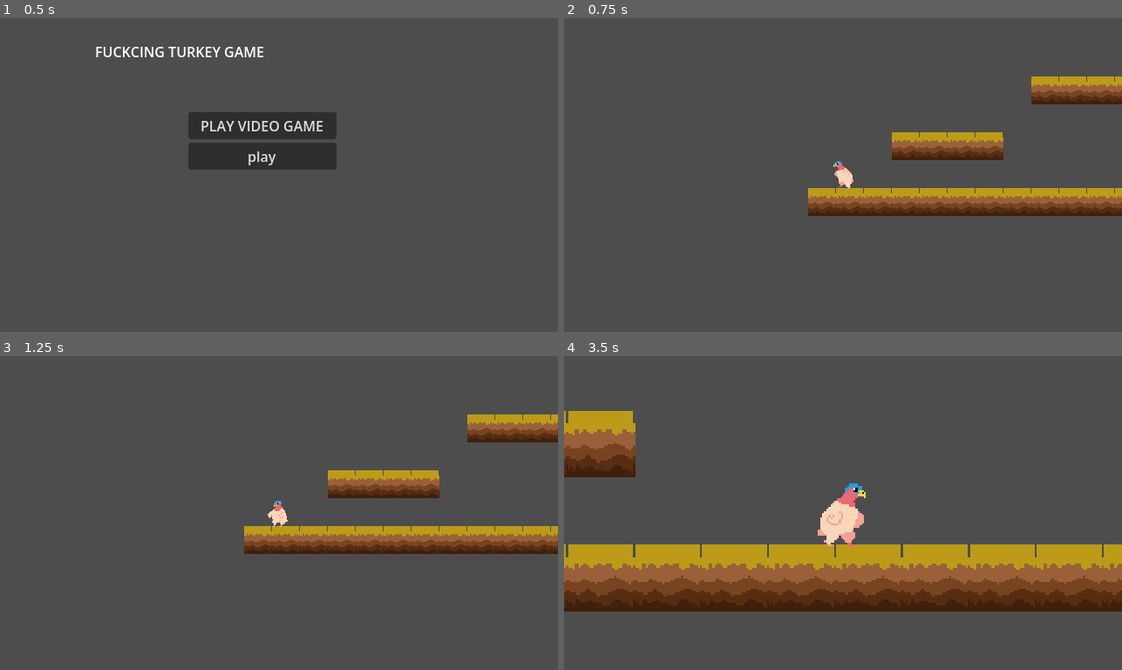
Above: before the commit, frames 1-4 (two rows, left to right).
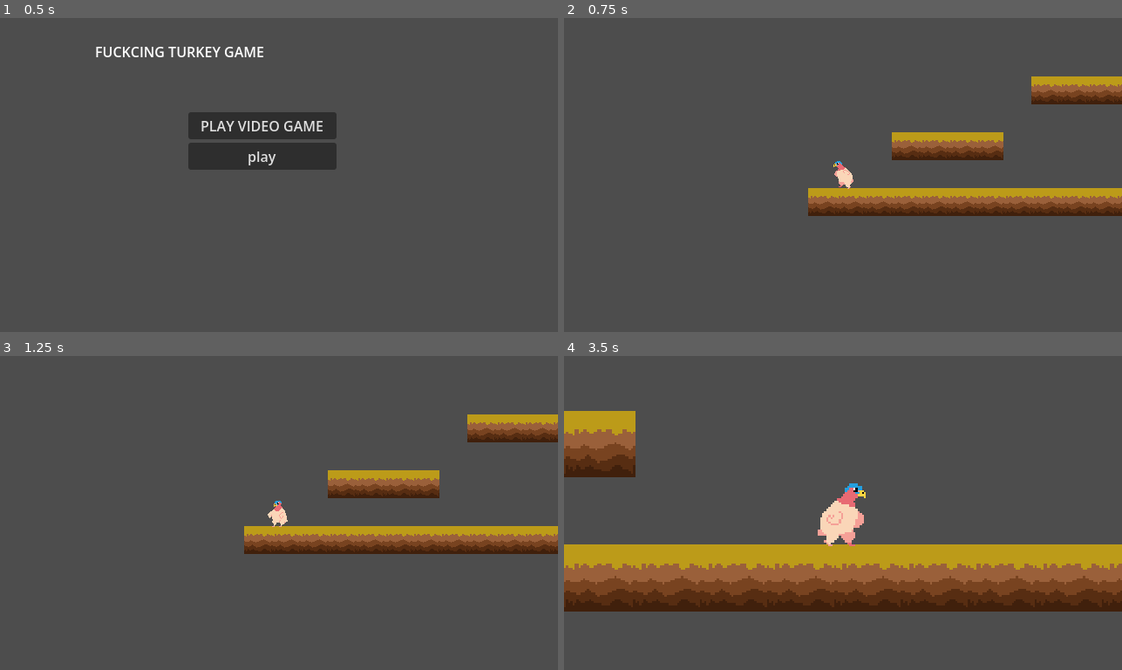
Above: after the commit, the same moments.

Repository: Kingslayer059/devlup-jam-2026
Game: Godot game, scene res://scenes/main/main_scene.tscn
The game is run twice, just before and just after one commit, with the same random seed, the same clock (stepped at 60 frames per second) and the same inputs.
Inputs:
- Up to frame 1 (0.5 s): no input
- Up to frame 2 (0.75 s): click "PLAY VIDEO GAME" at 0.5 s
- Up to frame 3 (1.25 s): no input
- Up to frame 4 (3.5 s): tap Enter at 1.25 s; hold Right (move_right) 1.28-2.78 s; tap E (interact) at 1.35 s; tap Space (jump) at 1.52, 2.27 s; tap A (move) at 2.1 s; hold S (climb_down) from 2.78 s (still down); hold T (time_swap) from 2.78 s (still down)

Frame 1 is identical in both runs. In frame 2, less than 0.1% of the frame differs, in the area x 48-99%, y 18-56%; in frame 3, less than 0.1%; in frame 4, 0.2%, in the area x 0-97%, y 17-65%.

Commit message:
Small Fixes + Bridge Implemented

Diff:
--- a/scenes/dummy/player/key_test.tscn
+++ b/scenes/dummy/player/key_test.tscn
@@ -2,7 +2,7 @@
 
 [ext_resource type="PackedScene" uid="uid://c70btmm5lk4qp" path="res://scenes/dummy/player/dummy_tileset.tscn" id="1_i8dtp"]
 [ext_resource type="PackedScene" uid="uid://d2pdj71x7vy3t" path="res://scenes/player/player.tscn" id="2_7scsf"]
-[ext_resource type="PackedScene" uid="uid://ux4khvu53ltx" path="res://scenes/items/seed/seed.tscn" id="3_r52vg"]
+[ext_resource type="PackedScene" uid="uid://ux4khvu53ltx" path="res://scenes/items/seed/corn_seed/corn_seed.tscn" id="3_r52vg"]
 [ext_resource type="PackedScene" uid="uid://d1qde2eraxkgl" path="res://scenes/items/key/key.tscn" id="4_7scsf"]
 [ext_resource type="PackedScene" uid="uid://cpn6k8o051ate" path="res://scenes/ground/key_gate/key_gate.tscn" id="5_r52vg"]
 
--- a/scenes/dummy/player/player_test.tscn
+++ b/scenes/dummy/player/player_test.tscn
@@ -2,7 +2,7 @@
 
 [ext_resource type="PackedScene" uid="uid://c70btmm5lk4qp" path="res://scenes/dummy/player/dummy_tileset.tscn" id="1_rn3le"]
 [ext_resource type="PackedScene" uid="uid://d2pdj71x7vy3t" path="res://scenes/player/player.tscn" id="2_i4q81"]
-[ext_resource type="PackedScene" uid="uid://ux4khvu53ltx" path="res://scenes/items/seed/seed.tscn" id="3_ue5er"]
+[ext_resource type="PackedScene" uid="uid://ux4khvu53ltx" path="res://scenes/items/seed/corn_seed/corn_seed.tscn" id="3_ue5er"]
 
 [node name="PlayerTest" type="Node2D" unique_id=67895782]
 
--- a/scenes/dummy/time/time_test.tscn
+++ b/scenes/dummy/time/time_test.tscn
@@ -3,7 +3,7 @@
 [ext_resource type="Script" uid="uid://c87xxjiwwn6q0" path="res://scenes/dummy/time/time_swap.gd" id="1_s1qkl"]
 [ext_resource type="PackedScene" uid="uid://c70btmm5lk4qp" path="res://scenes/dummy/player/dummy_tileset.tscn" id="2_a70p5"]
 [ext_resource type="PackedScene" uid="uid://d2pdj71x7vy3t" path="res://scenes/player/player.tscn" id="3_p40kl"]
-[ext_resource type="PackedScene" uid="uid://ux4khvu53ltx" path="res://scenes/items/seed/seed.tscn" id="3_rqync"]
+[ext_resource type="PackedScene" uid="uid://ux4khvu53ltx" path="res://scenes/items/seed/corn_seed/corn_seed.tscn" id="3_rqync"]
 [ext_resource type="PackedScene" uid="uid://b0cb8r03b35b7" path="res://scenes/ground/plantable_area/plantable_area.tscn" id="5_72qo5"]
 [ext_resource type="PackedScene" uid="uid://besvux04kyyk6" path="res://scenes/objects/vines/vines.tscn" id="6_oe5iy"]
 
--- a/scenes/items/seed/seed.tscn
+++ b/scenes/items/seed/corn_seed/corn_seed.tscn
@@ -1,9 +1,9 @@
 [gd_scene format=3 uid="uid://ux4khvu53ltx"]
 
 [ext_resource type="Script" uid="uid://befe0sa32m2f2" path="res://scenes/items/seed/seed.gd" id="1_yhatw"]
-[ext_resource type="Texture2D" uid="uid://c3pd1mht8xke1" path="res://scenes/items/seed/corn_seed.png" id="2_8eyoe"]
+[ext_resource type="Texture2D" uid="uid://c3pd1mht8xke1" path="res://scenes/items/seed/corn_seed/corn_seed.png" id="2_8eyoe"]
 
-[node name="Seed" type="Node2D" unique_id=1372728815]
+[node name="CornSeed" type="Node2D" unique_id=1372728815]
 script = ExtResource("1_yhatw")
 
 [node name="Sprite2D" type="Sprite2D" parent="." unique_id=2010974282]
--- /dev/null
+++ b/scenes/items/seed/maple_seed/maple_seed.tscn
@@ -0,0 +1,11 @@
+[gd_scene format=3 uid="uid://cthao4xerp2tt"]
+
+[ext_resource type="Script" uid="uid://befe0sa32m2f2" path="res://scenes/items/seed/seed.gd" id="1_u4djm"]
+[ext_resource type="Texture2D" uid="uid://c2lb6glro5tlo" path="res://scenes/items/seed/maple_seed/maple_seed.png" id="2_v6eeu"]
+
+[node name="MapleSeed" type="Node2D" unique_id=1372728815]
+script = ExtResource("1_u4djm")
+
+[node name="Sprite2D" type="Sprite2D" parent="." unique_id=2010974282]
+texture_filter = 1
+texture = ExtResource("2_v6eeu")
--- a/scenes/levels/level3.tscn
+++ b/scenes/levels/level3.tscn
@@ -7,7 +7,7 @@
 [ext_resource type="PackedScene" uid="uid://dtq3ror6kqxks" path="res://scenes/tilemap/main_tile_map.tscn" id="5_wb0vq"]
 [ext_resource type="PackedScene" uid="uid://b0cb8r03b35b7" path="res://scenes/ground/plantable_area/plantable_area.tscn" id="6_7eb4w"]
 [ext_resource type="PackedScene" uid="uid://d2pdj71x7vy3t" path="res://scenes/player/player.tscn" id="7_522sc"]
-[ext_resource type="PackedScene" uid="uid://ux4khvu53ltx" path="res://scenes/items/seed/seed.tscn" id="7_hadiw"]
+[ext_resource type="PackedScene" uid="uid://ux4khvu53ltx" path="res://scenes/items/seed/corn_seed/corn_seed.tscn" id="7_hadiw"]
 [ext_resource type="PackedScene" uid="uid://ba5gpwub2laup" path="res://scenes/items/collectible/collectible.tscn" id="8_a82vw"]
 [ext_resource type="PackedScene" uid="uid://besvux04kyyk6" path="res://scenes/objects/vines/vines.tscn" id="10_hadiw"]
 
--- a/scenes/main/game_manager.gd
+++ b/scenes/main/game_manager.gd
@@ -2,18 +2,12 @@
 
 signal feather_collect
 
-# Called when the node enters the scene tree for the first time.
 func _ready() -> void:
 	feather_collect.connect(_on_feather_collect)
-	pass # Replace with function body.
-
-# Called every frame. 'delta' is the elapsed time since the previous frame.
-func _process(delta: float) -> void:
-	pass
 
 func _on_feather_collect() -> void:
 	print("ON FEATHER COLLECT")
 	var level_number: int = Global.collected_collectibles + 1;
 	print("collected: %d" % Global.collected_collectibles)
 	print("level number: %d" % level_number)
-	get_tree().change_scene_to_file("res://scenes/levels/level%d.tscn" % level_number)
+	get_tree().call_deferred("change_scene_to_file", "res://scenes/levels/level%d.tscn" % level_number)
--- /dev/null
+++ b/scenes/objects/tree/maple_tree_base.tscn
@@ -0,0 +1,15 @@
+[gd_scene format=3 uid="uid://btfwybinplmky"]
+
+[ext_resource type="Texture2D" uid="uid://cohm13rwmi6ld" path="res://scenes/objects/tree/tree.png" id="1_qj4gg"]
+
+[sub_resource type="RectangleShape2D" id="RectangleShape2D_q1c3b"]
+
+[node name="MapleTreeBase" type="Area2D" unique_id=802021078]
+texture_filter = 1
+
+[node name="Sprite2D" type="Sprite2D" parent="." unique_id=2145410831]
+texture = ExtResource("1_qj4gg")
+hframes = 5
+
+[node name="CollisionShape2D" type="CollisionShape2D" parent="." unique_id=1429366416]
+shape = SubResource("RectangleShape2D_q1c3b")
--- /dev/null
+++ b/scenes/objects/tree/maple_tree_middle.tscn
@@ -0,0 +1,18 @@
+[gd_scene format=3 uid="uid://dsqysqjhjoosd"]
+
+[ext_resource type="Texture2D" uid="uid://cohm13rwmi6ld" path="res://scenes/objects/tree/tree.png" id="1_mj5j8"]
+
+[sub_resource type="RectangleShape2D" id="RectangleShape2D_q1c3b"]
+
+[node name="MapleTreeMiddle" type="Area2D" unique_id=802021078]
+texture_filter = 1
+
+[node name="Sprite2D" type="Sprite2D" parent="." unique_id=2145410831]
+position = Vector2(-2, -9)
+texture = ExtResource("1_mj5j8")
+hframes = 5
+vframes = 2
+frame = 6
+
+[node name="CollisionShape2D" type="CollisionShape2D" parent="." unique_id=1429366416]
+shape = SubResource("RectangleShape2D_q1c3b")
--- /dev/null
+++ b/scenes/objects/tree/maple_tree_top.tscn
@@ -0,0 +1,15 @@
+[gd_scene format=3 uid="uid://cb11ijjejq37m"]
+
+[ext_resource type="Texture2D" uid="uid://cohm13rwmi6ld" path="res://scenes/objects/tree/tree.png" id="1_eii0h"]
+
+[sub_resource type="RectangleShape2D" id="RectangleShape2D_q1c3b"]
+
+[node name="MapleTreeTop" type="Area2D" unique_id=802021078]
+texture_filter = 1
+
+[node name="Sprite2D" type="Sprite2D" parent="." unique_id=2145410831]
+texture = ExtResource("1_eii0h")
+hframes = 5
+
+[node name="CollisionShape2D" type="CollisionShape2D" parent="." unique_id=1429366416]
+shape = SubResource("RectangleShape2D_q1c3b")
--- a/scenes/tilemap/main_tile_map.tscn
+++ b/scenes/tilemap/main_tile_map.tscn
@@ -1,6 +1,56 @@
 [gd_scene format=3 uid="uid://dtq3ror6kqxks"]
 
 [ext_resource type="Texture2D" uid="uid://br7eece4mpk30" path="res://scenes/tilemap/platforms_sheet.png" id="1_1mrqo"]
+[ext_resource type="Texture2D" uid="uid://ctamvffqvxwqw" path="res://scenes/tilemap/bridge_sheet.png" id="1_8a0x5"]
+
+[sub_resource type="TileSetAtlasSource" id="TileSetAtlasSource_51uix"]
+texture = ExtResource("1_8a0x5")
+texture_region_size = Vector2i(32, 32)
+0:0/0 = 0
+0:0/0/physics_layer_0/polygon_0/points = PackedVector2Array(-16, -16, 16, -16, 16, 16, -16, 16)
+1:0/0 = 0
+1:0/0/physics_layer_0/polygon_0/points = PackedVector2Array(16, -1.2745228, 16, -16, -16, -16, -16, 16)
+2:0/0 = 0
+2:0/0/physics_layer_0/polygon_0/points = PackedVector2Array(-16, -16, 0, -16, -1.2745247, -1.593153, -16, -0.63726044)
+0:1/0 = 0
+0:1/0/physics_layer_0/polygon_0/points = PackedVector2Array(-16, -16, 16, -16, -1.9117851, 16, -16, 16)
+1:1/0 = 0
+0:2/0 = 0
+0:2/0/physics_layer_0/polygon_0/points = PackedVector2Array(-16, -16, 16, -16, 16, 6.372616, -16, -4.779461)
+1:2/0 = 0
+1:2/0/physics_layer_0/polygon_0/points = PackedVector2Array(-16, -16, 16, -16, 16, 16, -16, 16)
+2:2/0 = 0
+2:2/0/physics_layer_0/polygon_0/points = PackedVector2Array(-16, -16, -0.31863022, -16, 0, 16, -16, 16)
+1:3/0 = 0
+1:3/0/physics_layer_0/polygon_0/points = PackedVector2Array(1.9117851, -16, 16, 4.1422005, 16, -16)
+2:3/0 = 0
+2:3/0/physics_layer_0/polygon_0/points = PackedVector2Array(-16, -16, -0.31863022, -16, 0, 16, -16, 16)
+0:4/0 = 0
+0:4/0/physics_layer_0/polygon_0/points = PackedVector2Array(-16, -16, 16, -16, 16, 16, -16, 16)
+1:4/0 = 0
+1:4/0/physics_layer_0/polygon_0/points = PackedVector2Array(-16, -16, 16, -16, 16, 16, -16, 16)
+2:4/0 = 0
+2:4/0/physics_layer_0/polygon_0/points = PackedVector2Array(-16, -16, 0, -16, -1.2745247, -1.593153, -16, -0.63726044)
+0:5/0 = 0
+0:5/0/physics_layer_0/polygon_0/points = PackedVector2Array(-16, -16, 16, -16, -1.9117851, 16, -16, 16)
+1:5/0 = 0
+0:6/0 = 0
+0:6/0/physics_layer_0/polygon_0/points = PackedVector2Array(16, -11.470707, -11.152077, 16, 16, 16)
+1:6/0 = 0
+1:6/0/physics_layer_0/polygon_0/points = PackedVector2Array(-16, -16, 16, -16, 16, 16, -16, 16)
+2:6/0 = 0
+2:6/0/physics_layer_0/polygon_0/points = PackedVector2Array(-16, -16, 0.31863022, -16, 0, 16, -16, 16)
+0:7/0 = 0
+1:7/0 = 0
+1:7/0/physics_layer_0/polygon_0/points = PackedVector2Array(-4.1422005, -16, 16, 4.779461, 16, -16)
+2:7/0 = 0
+2:7/0/physics_layer_0/polygon_0/points = PackedVector2Array(-16, -16, 0.31863022, -16, 0, 16, -16, 16)
+0:8/0 = 0
+0:8/0/physics_layer_0/polygon_0/points = PackedVector2Array(-16, 1.5931549, 16, 1.2745247, 16, 16, -16, 16)
+3:8/0 = 0
+3:8/0/physics_layer_0/polygon_0/points = PackedVector2Array(-16, -16, 16, -16, 16, 16, -16, 16)
+3:9/0 = 0
+3:9/0/physics_layer_0/polygon_0/points = PackedVector2Array(-16, -16, 16, -16, 16, 16, -16, 16)
 
 [sub_resource type="TileSetAtlasSource" id="TileSetAtlasSource_8a0x5"]
 texture = ExtResource("1_1mrqo")
@@ -26,6 +76,7 @@
 tile_size = Vector2i(32, 32)
 physics_layer_0/collision_layer = 2
 sources/2 = SubResource("TileSetAtlasSource_8a0x5")
+sources/0 = SubResource("TileSetAtlasSource_51uix")
 
 [node name="MainTileMap" type="TileMapLayer" unique_id=2083922039]
 texture_filter = 1
Renamed: scenes/items/seed/corn_seed.png -> scenes/items/seed/corn_seed/corn_seed.png
Not shown, changed: scenes/items/seed/corn_seed/corn_seed.png.import
Binary file added: scenes/items/seed/maple_seed/maple_seed.png
Not shown, added: scenes/items/seed/maple_seed/maple_seed.png.import
Binary file added: scenes/objects/tree/tree.png
Not shown, added: scenes/objects/tree/tree.png.import
Binary file changed: scenes/tilemap/platforms_sheet.png
